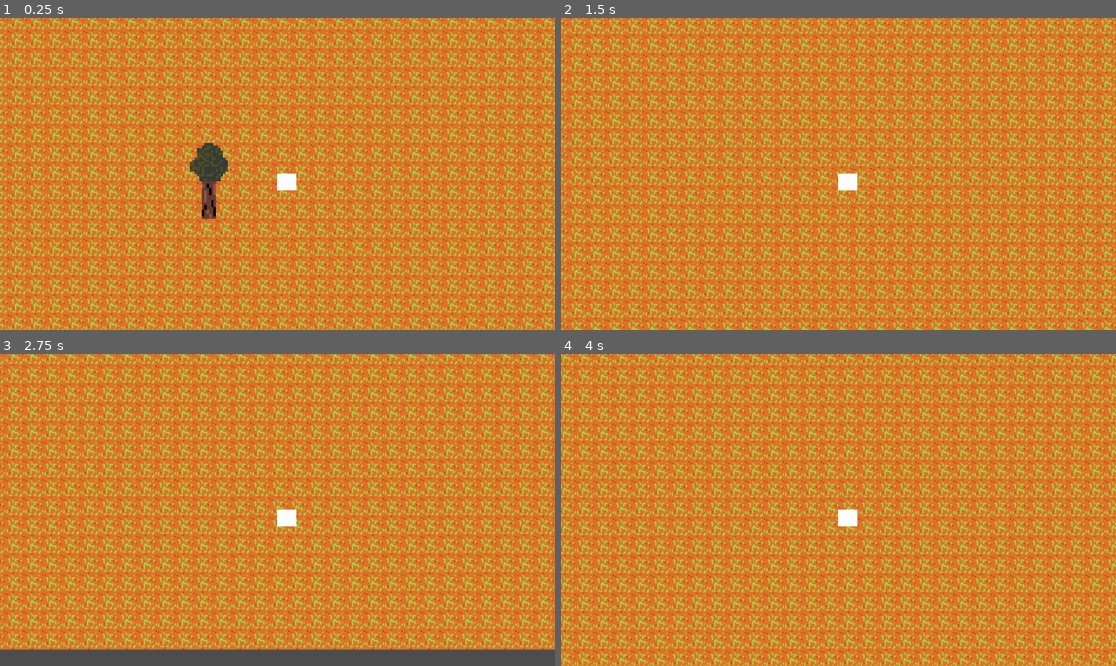
Above: before the commit, frames 1-4 (two rows, left to right).
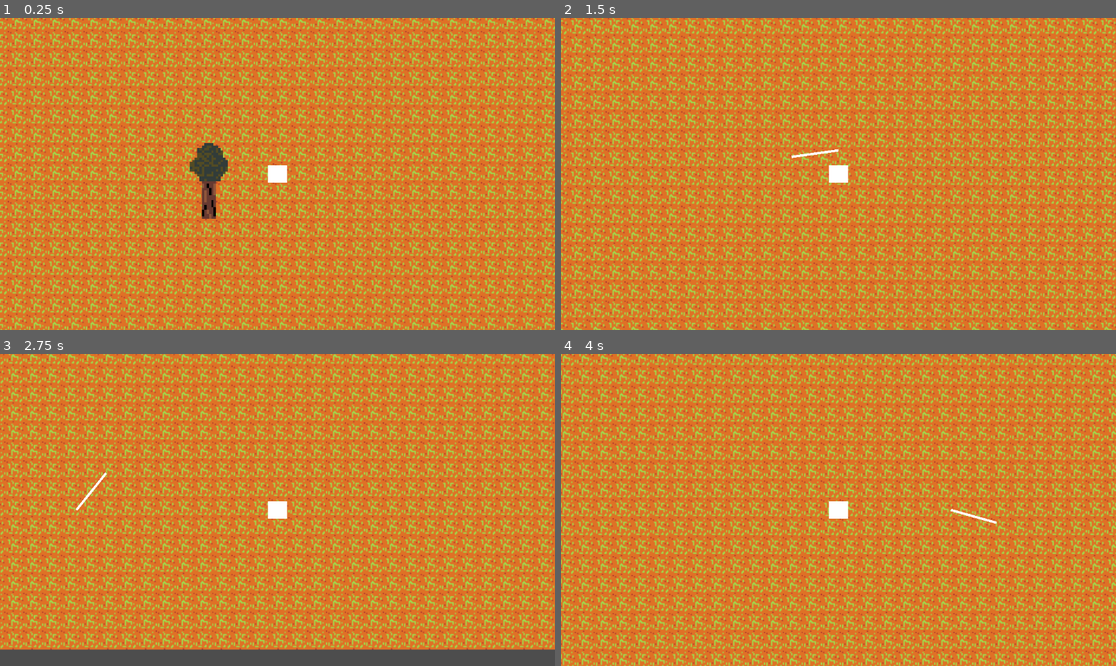
Above: after the commit, the same moments.

Repository: NathanFord68/TroubleInCognition
Game: Godot game, scene res://main.tscn
Same seed, same stepped clock (60 frames per second), same inputs: the game is played once before the commit and once after it.
Inputs (mouse positions are in pixels of both pictures, inside the frame that each line leads up to):
- Up to frame 1 (0.25 s): no input
- Up to frame 2 (1.5 s): tap Enter at 0.5 s; move the mouse to (960, 158) at 0.52 s; hold D (player_right) 0.53-1.28 s; tap E (player_interact, bound only after the commit) at 0.6, 1.35 s; click (960, 158) at 0.67 s; move the mouse to (727, 189) at 1.27 s; hold S (player_down) from 1.28 s (still down); click (727, 189) at 1.42 s
- Up to frame 3 (2.75 s): move the mouse to (333, 441) at 2.02 s; release S (player_down) at 2.03 s; hold D (player_right) from 2.03 s (still down); tap E (player_interact, bound only after the commit) at 2.1 s; click (333, 441) at 2.17 s
- Up to frame 4 (4 s): move the mouse to (810, 572) at 2.77 s; release D (player_right) at 2.78 s; hold W (player_up) 2.78-3.53 s; tap E (player_interact, bound only after the commit) at 2.85, 3.6 s; click (810, 572) at 2.92 s; move the mouse to (1005, 556) at 3.52 s; hold A (player_left) from 3.53 s (still down); click (1005, 556) at 3.67 s

The runs differ from the first frame. In frame 1, 0.3% of the frame differs, in the area x 48-54%, y 47-56%; in frame 2, 0.4%, in the area x 41-54%, y 41-56%; in frame 3, 0.4%; in frame 4, 0.4%.
Error after the commit: Invalid access of index '0' on a base object of type: 'Array[Dictionary]'. (res://player/player.gd:59)

Commit message:
Can interact with objects and call their interact method

Diff:
--- a/main.tscn
+++ b/main.tscn
@@ -1,8 +1,9 @@
-[gd_scene load_steps=6 format=3 uid="uid://cp3dkq3631ia6"]
+[gd_scene load_steps=7 format=3 uid="uid://cp3dkq3631ia6"]
 
 [ext_resource type="Texture2D" uid="uid://pb0i5aiygq0u" path="res://Sprite-0001.png" id="1_gxsbx"]
 [ext_resource type="PackedScene" uid="uid://r3l7flnqb5wq" path="res://player/player.tscn" id="2_rip54"]
 [ext_resource type="PackedScene" uid="uid://djejwpfur26y" path="res://assets/tree/tree.tscn" id="3_d35s3"]
+[ext_resource type="PackedScene" uid="uid://vfhdy5cj554s" path="res://assets/tools/hatchet/hatchet.tscn" id="4_vpejk"]
 
 [sub_resource type="TileSetAtlasSource" id="TileSetAtlasSource_jqtfm"]
 texture = ExtResource("1_gxsbx")
@@ -23,3 +24,6 @@
 
 [node name="Tree" parent="." instance=ExtResource("3_d35s3")]
 position = Vector2(249, 335)
+
+[node name="Hatchet" parent="." instance=ExtResource("4_vpejk")]
+position = Vector2(309, 410)
--- a/player/player.gd
+++ b/player/player.gd
@@ -2,20 +2,105 @@
 
 const SPEED = 300.0
 
+var equipped = null
+
 func _input(event):
-	if event is InputEventMouseButton and event.button_index == 1:
-		var click_normalized : Vector2 = position.direction_to(get_local_mouse_position())
-		var space = get_world_2d().direct_space_state
-		var end = position + (click_normalized * 100 )
-		var query = PhysicsRayQueryParameters2D.create(position, end)
-		var hit = space.intersect_ray(query)
-		print(hit)
-
-
-
+	if event is InputEventMouseButton and event.button_index == 1 and event.pressed:
+		handle_main_hand_action()
 
 func _physics_process(delta):
+	# Interact
+	if Input.is_action_just_pressed("player_interact"):
+		handle_interact()
+
+	if Input.is_action_just_pressed("dev_debug"):
+		debug()
+
+	# Movement
 	velocity.x = Input.get_axis("player_left", "player_right") * SPEED
 	velocity.y = Input.get_axis("player_up", "player_down") * SPEED
 
 	move_and_slide()
+
+func handle_interact():
+	# Get the object at that position
+	var hit = point_to_mouse()
+
+	# TODO fix issue with objects being between what I'm trying to pick up
+	# Ray Trace to position to see if we can reach
+	if hit != trace_to_mouse(20, true):
+		return
+
+	# Check that we can interact with it
+	if "Interact" not in hit.get_groups():
+		return
+
+	# Call interact method if it has it
+	hit.interact(self)
+
+func handle_main_hand_action():
+	var hit = trace_to_mouse(40, true)
+	print(hit)
+
+func point_to_mouse():
+	# Get world space physics
+	var space = get_world_2d().direct_space_state
+
+	# Create query
+	var query = PhysicsPointQueryParameters2D.new()
+	query.exclude = [ self ]
+	query.position = get_global_mouse_position()
+
+	# Cast the query
+	var hit = space.intersect_point(query)
+	print(hit)
+
+	# Return hit objects
+	if "collider" in hit[0]:
+		return hit[0].collider
+
+	return null
+
+func trace_to_mouse(reach, visualize):
+
+	# Normalize to mouse position
+	var click_normalized : Vector2 = global_position.direction_to(get_global_mouse_position())
+
+	# Get world space physics
+	var space = get_world_2d().direct_space_state
+
+	# Create the query
+	var end = global_position + (click_normalized * 40 )
+	var query = PhysicsRayQueryParameters2D.create(global_position, end)
+	query.exclude = [self]
+
+	# Cast the query
+	var hit = space.intersect_ray(query)
+
+	# Visualize if true
+	if visualize:
+		visualize_ray_cast(global_position, end)
+
+	# Return collider if hit
+	if "collider" in hit:
+		return hit.collider
+
+	return null
+
+
+func visualize_ray_cast(start, end):
+	if get_node("PlayerRayCast"):
+		get_node("PlayerRayCast").points = [global_position, end]
+		return
+
+	var line_node = Line2D.new()
+	line_node.name = "PlayerRayCast"
+	line_node.points = [global_position, end]
+	line_node.width = 2
+	line_node.top_level = true
+	add_child(line_node)
+
+
+func debug():
+	print(equipped)
+	print(equipped.damage)
--- a/player/player.tscn
+++ b/player/player.tscn
@@ -11,12 +11,10 @@
 script = ExtResource("1_jc8o0")
 
 [node name="MeshInstance2D" type="MeshInstance2D" parent="."]
-position = Vector2(7.75, 6.75)
 scale = Vector2(16.5, 14.5)
 mesh = SubResource("BoxMesh_5b12p")
 
 [node name="CollisionShape2D" type="CollisionShape2D" parent="."]
-position = Vector2(8, 6)
 scale = Vector2(16.5, 14.5)
 shape = SubResource("RectangleShape2D_t5o1y")
 
--- a/project.godot
+++ b/project.godot
@@ -41,3 +41,13 @@
 "events": [Object(InputEventKey,"resource_local_to_scene":false,"resource_name":"","device":-1,"window_id":0,"alt_pressed":false,"shift_pressed":false,"ctrl_pressed":false,"meta_pressed":false,"pressed":false,"keycode":0,"physical_keycode":83,"key_label":0,"unicode":115,"echo":false,"script":null)
 ]
 }
+player_interact={
+"deadzone": 0.5,
+"events": [Object(InputEventKey,"resource_local_to_scene":false,"resource_name":"","device":-1,"window_id":0,"alt_pressed":false,"shift_pressed":false,"ctrl_pressed":false,"meta_pressed":false,"pressed":false,"keycode":0,"physical_keycode":69,"key_label":0,"unicode":101,"echo":false,"script":null)
+]
+}
+dev_debug={
+"deadzone": 0.5,
+"events": [Object(InputEventKey,"resource_local_to_scene":false,"resource_name":"","device":-1,"window_id":0,"alt_pressed":false,"shift_pressed":false,"ctrl_pressed":false,"meta_pressed":false,"pressed":false,"keycode":0,"physical_keycode":4194324,"key_label":0,"unicode":0,"echo":false,"script":null)
+]
+}
